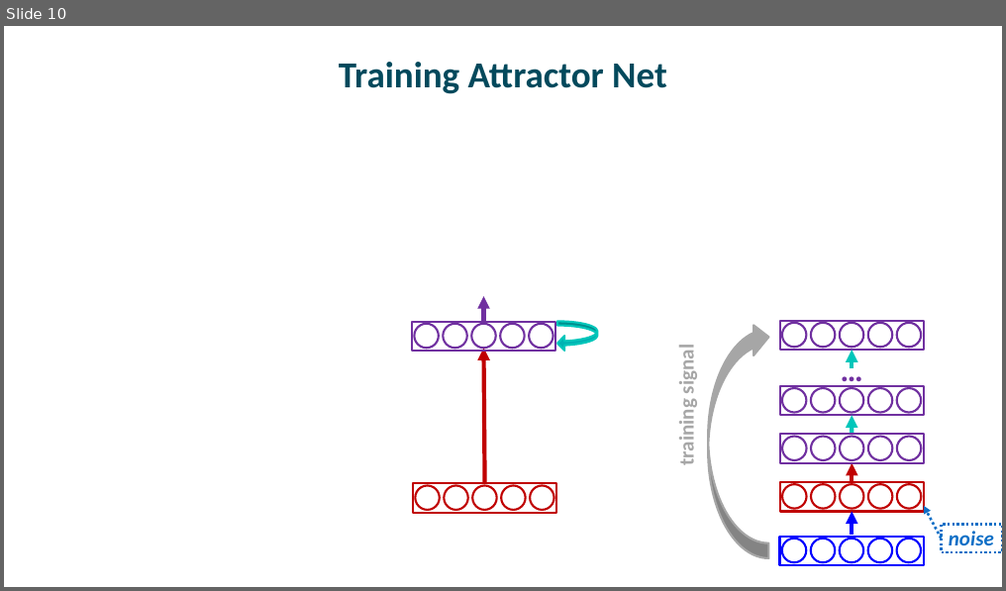
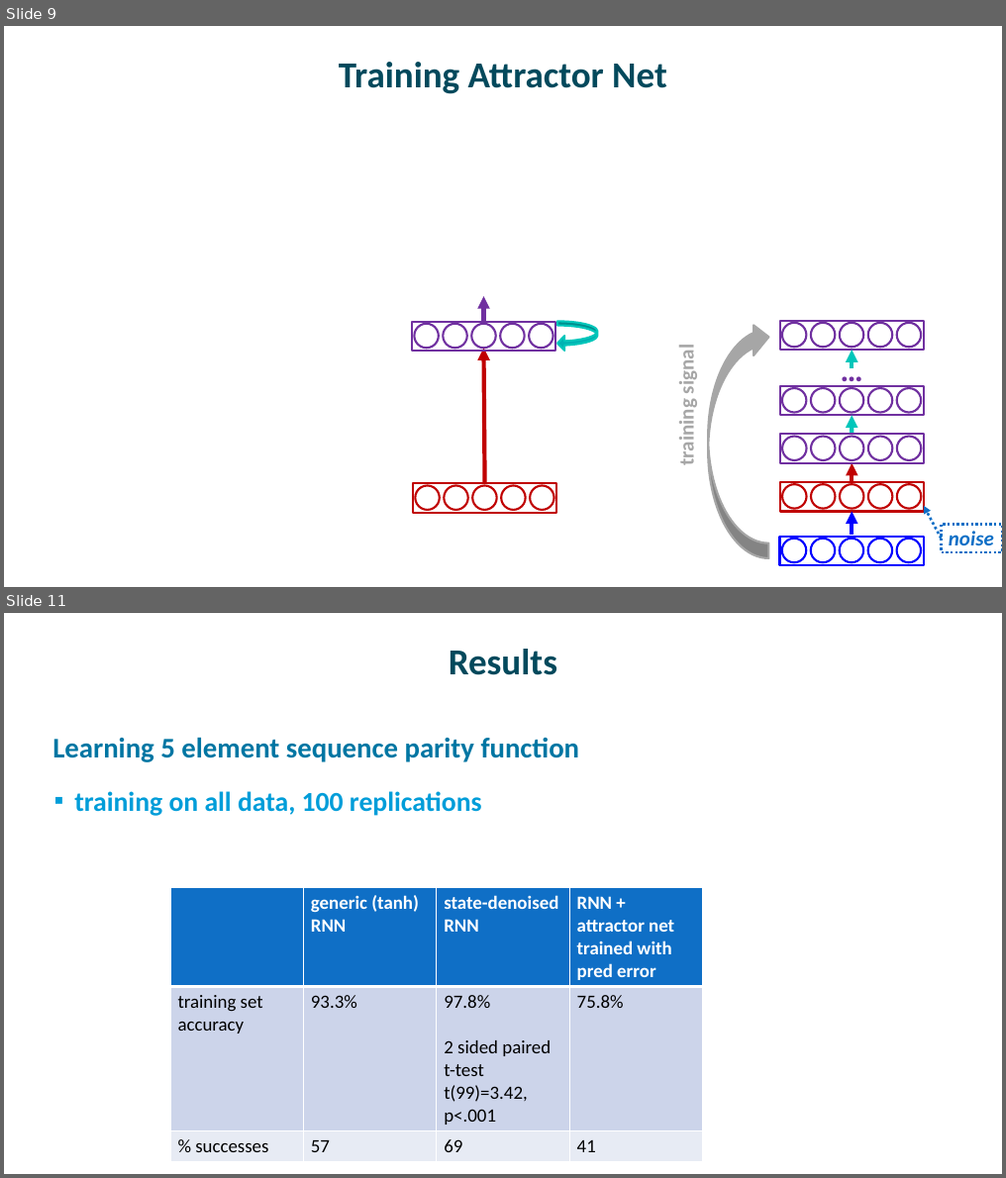
Before and after one commit to mcmozer/State_Denoised_RNN, a slide deck: talks/StateDenoisedRNNs.pptx. Shown one above the other, each under a label of ours: slide 10 before the commit, slides 9 and 11 after it; the slides between them are not shown. The pictures are 1006x591 and 1006x1178 pixels, drawn with LibreOffice and Linux fonts; fonts in the diff are those of the drawing; grey boxes stand for pictures. Boxes give left, top, right and bottom in pixels: in the first picture for what was removed or moved away, otherwise in the second. Text is boxed around its words. In the diff, an @@ line names an element or a change of style, - is before the commit and + after.

```diff
--- a/talks/StateDenoisedRNNs.pptx
+++ b/talks/StateDenoisedRNNs.pptx
@@ slide 11 added at [4,613,1002,1174], background #FFFFFF @@
@@ title added at [449,649,557,675], 35.3 pt, text #03495C, bold @@
+Results
@@ text added at [53,737,580,816], 27.4 pt, text #0076A3, bold @@
+✓ Learning 5 element sequence parity function
+  ▪ training on all data, 100 replications
@@ table added at [170,888,703,1157], 3 rows, 4 columns @@
+ | generic (tanh) RNN | state-denoised RNN | RNN + attractor net trained with pred error
+training set accuracy | 93.3% | 97.8% / 2 sided paired t-test t(99)=3.42, p<.001 | 75.8%
+% successes | 57 | 69 | 41
@@ what was slide 10 is now slide 9 @@
```
Also in this commit, not shown: 4 slides changed, 2 other slides added, 2 slides removed, 13 other files.
